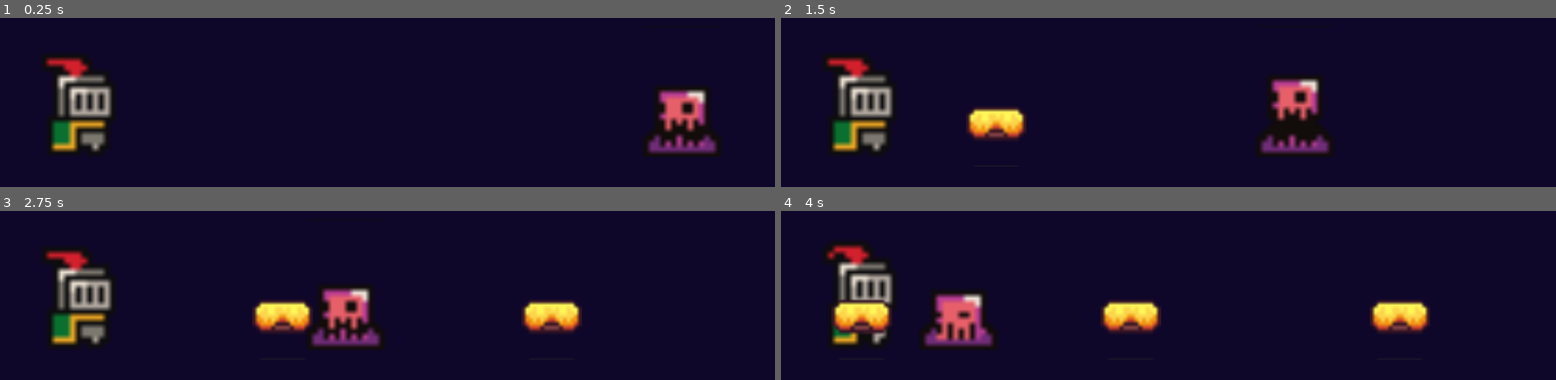
Above: before the commit, frames 1-4 (two rows, left to right).
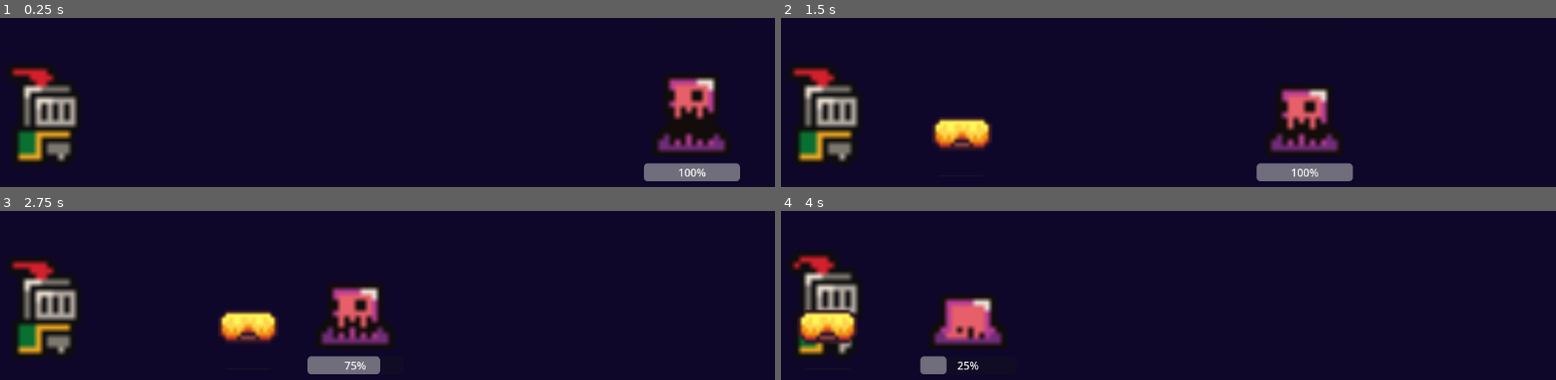
Above: after the commit, the same moments.

Repository: mightynumber2/godot-components
Game: Godot game, scene res://main.tscn
Same seed, same stepped clock (60 frames per second), same inputs: the game is played once before the commit and once after it.
Inputs:
- Up to frame 1 (0.25 s): no input
- Up to frame 2 (1.5 s): no input
- Up to frame 3 (2.75 s): no input
- Up to frame 4 (4 s): no input

The runs differ from the first frame. In frame 1, 11% of the frame differs, in the area x 1-96%, y 22-97%; in frame 2, 13%; in frame 3, 13%, in the area x 1-76%, y 22-97%; in frame 4, 12%.

Commit message:
Add health + damage handling to slime & projectile
- Added damage variable and detection function to Projectile.
- Converted Slime to a scene with adjustable health.
- Added progress bar to track health and a function to handle damage in Slime.

Diff:
--- a/main.tscn
+++ b/main.tscn
@@ -1,7 +1,6 @@
-[gd_scene load_steps=21 format=3 uid="uid://no3q2i4hm5o"]
+[gd_scene load_steps=10 format=3 uid="uid://no3q2i4hm5o"]
 
-[ext_resource type="Texture2D" uid="uid://blepkmsftxx6a" path="res://assets/sprites/slime_purple.png" id="1_nqnhd"]
-[ext_resource type="Script" path="res://slime.gd" id="1_tguxy"]
+[ext_resource type="PackedScene" uid="uid://c23387n70yud4" path="res://slime.tscn" id="3_da0t2"]
 [ext_resource type="Script" path="res://knight.gd" id="3_egjm8"]
 [ext_resource type="Texture2D" uid="uid://liok05avh2gq" path="res://assets/sprites/knight.png" id="3_wi6so"]
 
@@ -43,73 +42,6 @@
 "speed": 5.0
 }]
 
-[sub_resource type="AtlasTexture" id="AtlasTexture_thy3k"]
-atlas = ExtResource("1_nqnhd")
-region = Rect2(0, 0, 24, 24)
-
-[sub_resource type="AtlasTexture" id="AtlasTexture_u0mst"]
-atlas = ExtResource("1_nqnhd")
-region = Rect2(24, 0, 24, 24)
-
-[sub_resource type="AtlasTexture" id="AtlasTexture_o4i2j"]
-atlas = ExtResource("1_nqnhd")
-region = Rect2(48, 0, 24, 24)
-
-[sub_resource type="AtlasTexture" id="AtlasTexture_nh312"]
-atlas = ExtResource("1_nqnhd")
-region = Rect2(72, 0, 24, 24)
-
-[sub_resource type="AtlasTexture" id="AtlasTexture_nynyw"]
-atlas = ExtResource("1_nqnhd")
-region = Rect2(0, 24, 24, 24)
-
-[sub_resource type="AtlasTexture" id="AtlasTexture_jp72o"]
-atlas = ExtResource("1_nqnhd")
-region = Rect2(24, 24, 24, 24)
-
-[sub_resource type="AtlasTexture" id="AtlasTexture_nepld"]
-atlas = ExtResource("1_nqnhd")
-region = Rect2(48, 24, 24, 24)
-
-[sub_resource type="AtlasTexture" id="AtlasTexture_utkln"]
-atlas = ExtResource("1_nqnhd")
-region = Rect2(72, 24, 24, 24)
-
-[sub_resource type="SpriteFrames" id="SpriteFrames_q73qu"]
-animations = [{
-"frames": [{
-"duration": 1.0,
-"texture": SubResource("AtlasTexture_thy3k")
-}, {
-"duration": 1.0,
-"texture": SubResource("AtlasTexture_u0mst")
-}, {
-"duration": 1.0,
-"texture": SubResource("AtlasTexture_o4i2j")
-}, {
-"duration": 1.0,
-"texture": SubResource("AtlasTexture_nh312")
-}, {
-"duration": 1.0,
-"texture": SubResource("AtlasTexture_nynyw")
-}, {
-"duration": 1.0,
-"texture": SubResource("AtlasTexture_jp72o")
-}, {
-"duration": 1.0,
-"texture": SubResource("AtlasTexture_nepld")
-}, {
-"duration": 1.0,
-"texture": SubResource("AtlasTexture_utkln")
-}],
-"loop": true,
-"name": &"default",
-"speed": 5.0
-}]
-
-[sub_resource type="RectangleShape2D" id="RectangleShape2D_hgbwr"]
-size = Vector2(69, 75)
-
 [node name="Main" type="Node"]
 
 [node name="BG" type="Sprite2D" parent="."]
@@ -119,7 +51,7 @@
 texture = SubResource("CanvasTexture_jeh55")
 
 [node name="Knight" type="Sprite2D" parent="."]
-position = Vector2(120, 372)
+position = Vector2(69, 387)
 script = ExtResource("3_egjm8")
 metadata/_edit_group_ = true
 
@@ -133,22 +65,5 @@
 [node name="Timer" type="Timer" parent="Knight"]
 unique_name_in_owner = true
 
-[node name="CharacterBody2D" type="CharacterBody2D" parent="."]
-position = Vector2(1063, 303)
-script = ExtResource("1_tguxy")
-metadata/_edit_group_ = true
-
-[node name="Slime" type="Sprite2D" parent="CharacterBody2D"]
-
-[node name="AnimatedSprite2D" type="AnimatedSprite2D" parent="CharacterBody2D/Slime"]
-position = Vector2(1, 2)
-scale = Vector2(8.20833, 8.20833)
-sprite_frames = SubResource("SpriteFrames_q73qu")
-autoplay = "default"
-frame = 6
-frame_progress = 0.626568
-flip_h = true
-
-[node name="CollisionShape2D" type="CollisionShape2D" parent="CharacterBody2D"]
-position = Vector2(-1.5, 51.5)
-shape = SubResource("RectangleShape2D_hgbwr")
+[node name="Slime" parent="." instance=ExtResource("3_da0t2")]
+position = Vector2(1077, 301)
--- a/projectile.gd
+++ b/projectile.gd
@@ -1,10 +1,13 @@
 extends Sprite2D
 
 @export var speed: float = 400
+@export var damage: float = 25
 
 func _physics_process(delta: float) -> void:
 	global_position += Vector2(speed * delta, 0)
 
 
 func _on_area_2d_body_entered(body: Node2D) -> void:
-	print("I hit something!")
+	if body.has_method("take_damage"):
+		body.take_damage(damage)
+		queue_free()
--- a/slime.gd
+++ b/slime.gd
@@ -1,7 +1,22 @@
 extends CharacterBody2D
 
 @export var speed: float = 200
+@export var health: float = 100
+
+@onready var progress_bar: ProgressBar = $ProgressBar
+
+func _ready() -> void:
+	progress_bar.max_value = health
+	progress_bar.value = health
 
 func _physics_process(delta: float) -> void:
 	velocity = Vector2(-speed, 0)
 	move_and_slide()
+
+func take_damage(damage: float):
+	health -= damage
+	progress_bar.value = health
+	print(damage)
+
+	if health <= 0:
+		queue_free()
--- /dev/null
+++ b/slime.tscn
@@ -0,0 +1,96 @@
+[gd_scene load_steps=13 format=3 uid="uid://c23387n70yud4"]
+
+[ext_resource type="Script" path="res://slime.gd" id="1_tsb1d"]
+[ext_resource type="Texture2D" uid="uid://blepkmsftxx6a" path="res://assets/sprites/slime_purple.png" id="2_ouh5p"]
+
+[sub_resource type="AtlasTexture" id="AtlasTexture_thy3k"]
+atlas = ExtResource("2_ouh5p")
+region = Rect2(0, 0, 24, 24)
+
+[sub_resource type="AtlasTexture" id="AtlasTexture_u0mst"]
+atlas = ExtResource("2_ouh5p")
+region = Rect2(24, 0, 24, 24)
+
+[sub_resource type="AtlasTexture" id="AtlasTexture_o4i2j"]
+atlas = ExtResource("2_ouh5p")
+region = Rect2(48, 0, 24, 24)
+
+[sub_resource type="AtlasTexture" id="AtlasTexture_nh312"]
+atlas = ExtResource("2_ouh5p")
+region = Rect2(72, 0, 24, 24)
+
+[sub_resource type="AtlasTexture" id="AtlasTexture_nynyw"]
+atlas = ExtResource("2_ouh5p")
+region = Rect2(0, 24, 24, 24)
+
+[sub_resource type="AtlasTexture" id="AtlasTexture_jp72o"]
+atlas = ExtResource("2_ouh5p")
+region = Rect2(24, 24, 24, 24)
+
+[sub_resource type="AtlasTexture" id="AtlasTexture_nepld"]
+atlas = ExtResource("2_ouh5p")
+region = Rect2(48, 24, 24, 24)
+
+[sub_resource type="AtlasTexture" id="AtlasTexture_utkln"]
+atlas = ExtResource("2_ouh5p")
+region = Rect2(72, 24, 24, 24)
+
+[sub_resource type="SpriteFrames" id="SpriteFrames_q73qu"]
+animations = [{
+"frames": [{
+"duration": 1.0,
+"texture": SubResource("AtlasTexture_thy3k")
+}, {
+"duration": 1.0,
+"texture": SubResource("AtlasTexture_u0mst")
+}, {
+"duration": 1.0,
+"texture": SubResource("AtlasTexture_o4i2j")
+}, {
+"duration": 1.0,
+"texture": SubResource("AtlasTexture_nh312")
+}, {
+"duration": 1.0,
+"texture": SubResource("AtlasTexture_nynyw")
+}, {
+"duration": 1.0,
+"texture": SubResource("AtlasTexture_jp72o")
+}, {
+"duration": 1.0,
+"texture": SubResource("AtlasTexture_nepld")
+}, {
+"duration": 1.0,
+"texture": SubResource("AtlasTexture_utkln")
+}],
+"loop": true,
+"name": &"default",
+"speed": 5.0
+}]
+
+[sub_resource type="RectangleShape2D" id="RectangleShape2D_hgbwr"]
+size = Vector2(69, 75)
+
+[node name="Slime" type="CharacterBody2D"]
+script = ExtResource("1_tsb1d")
+metadata/_edit_group_ = true
+
+[node name="Sprite2D" type="Sprite2D" parent="."]
+
+[node name="AnimatedSprite2D" type="AnimatedSprite2D" parent="Sprite2D"]
+position = Vector2(1, 2)
+scale = Vector2(8.20833, 8.20833)
+sprite_frames = SubResource("SpriteFrames_q73qu")
+autoplay = "default"
+frame = 5
+frame_progress = 0.711012
+flip_h = true
+
+[node name="CollisionShape2D" type="CollisionShape2D" parent="."]
+position = Vector2(-1.5, 51.5)
+shape = SubResource("RectangleShape2D_hgbwr")
+
+[node name="ProgressBar" type="ProgressBar" parent="."]
+offset_left = -70.0
+offset_top = 111.0
+offset_right = 73.0
+offset_bottom = 138.0
